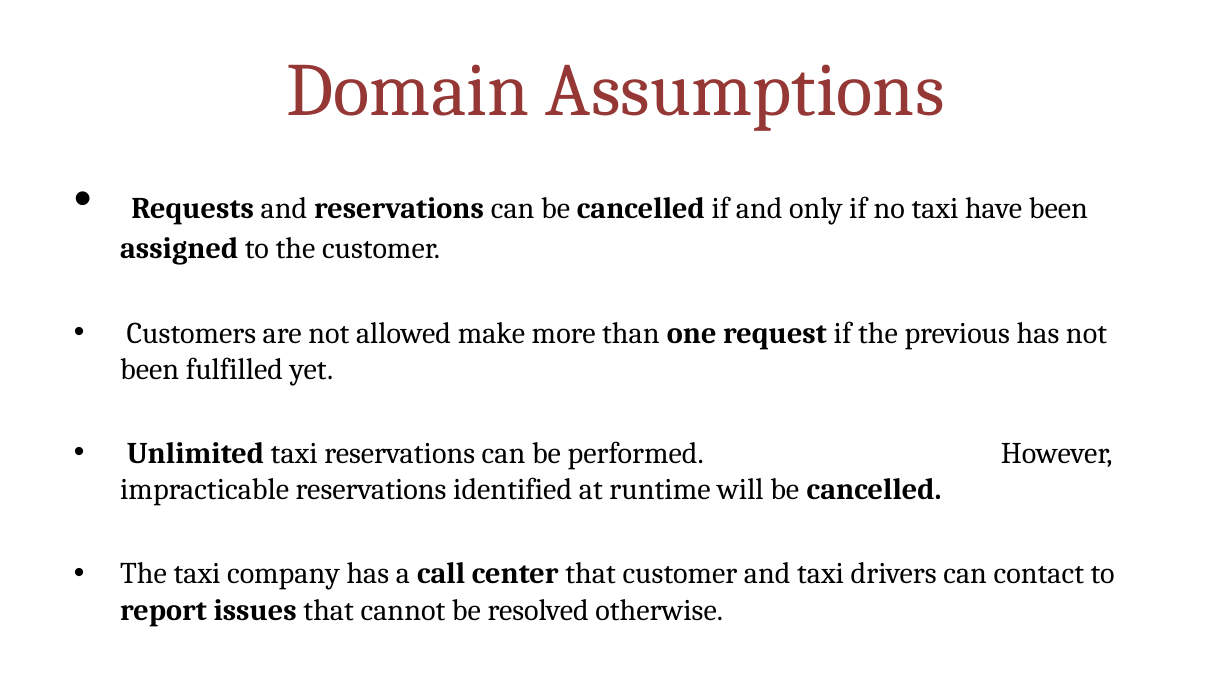
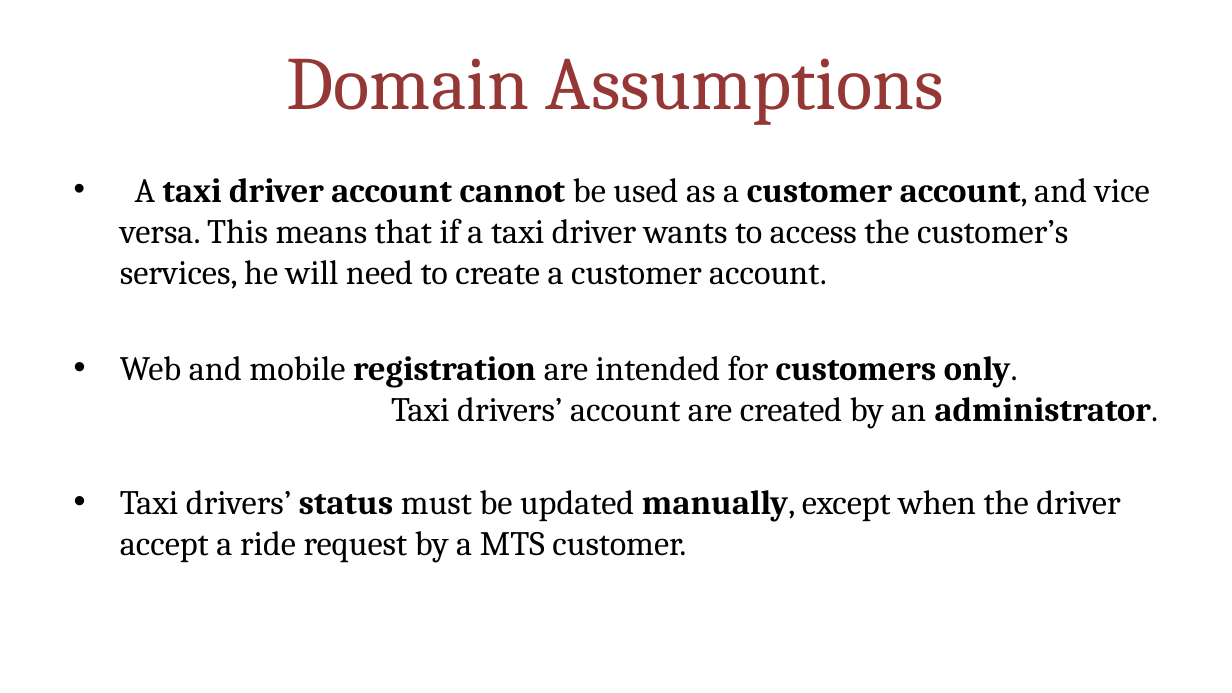
Before and after one commit to MarcoRomani/myTaxyService-SE2-PozziRomani, a slide deck: slide 4 of OtherStuff/FINAL PRESENTATION/MyTaxiService.pptx (slide 3 before the commit). Drawn at 1232x693 pixels with LibreOffice and Linux fonts; fonts in the diff are those of the drawing. Boxes give left, top, right and bottom in pixels: in the first picture for what was removed or moved away, otherwise in the second. Text is boxed around its words. In the diff, an @@ line names an element or a change of style, - is before the commit and + after.

```diff
--- a/OtherStuff/FINAL PRESENTATION/MyTaxiService.pptx
+++ b/OtherStuff/FINAL PRESENTATION/MyTaxiService.pptx
@@ text "Domain Assumptions" at (x1=287, y1=58, x2=945, y2=125): vertical alignment middle to top @@
@@ text at (x1=120, y1=178, x2=1158, y2=563): text changed; size 17.6 to 20 pt @@
-• Requests and reservations can be cancelled if and only if no taxi have been assigned to the customer.
-• Customers are not allowed make more than one request if the previous has not been fulfilled yet.
-• Unlimited taxi reservations can be performed. However, impracticable reservations identified at runtime will be cancelled.
-• The taxi company has a call center that customer and taxi drivers can contact to report issues that cannot be resolved otherwise.
+• A taxi driver account cannot be used as a customer account, and vice versa. This means that if a taxi driver wants to access the customer’s services, he will need to create a customer account.
+• Web and mobile registration are intended for customers only. Taxi drivers’ account are created by an administrator.
+• Taxi drivers’ status must be updated manually, except when the driver accept a ride request by a MTS customer.
```
Also in this commit, not shown: 5 other slides changed, 6 slides added, 2 other files.
